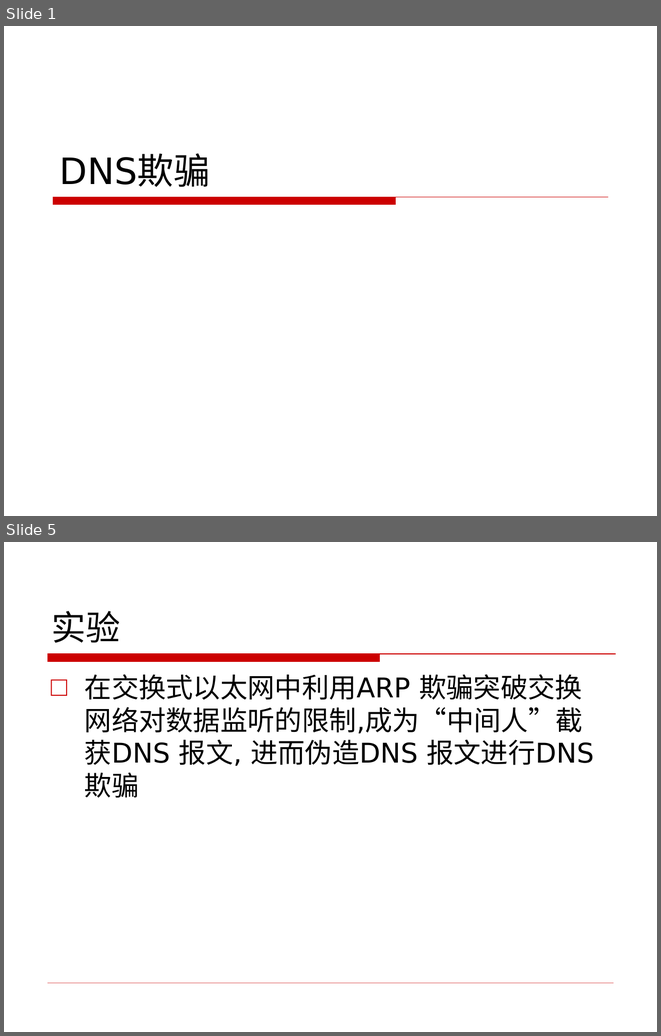
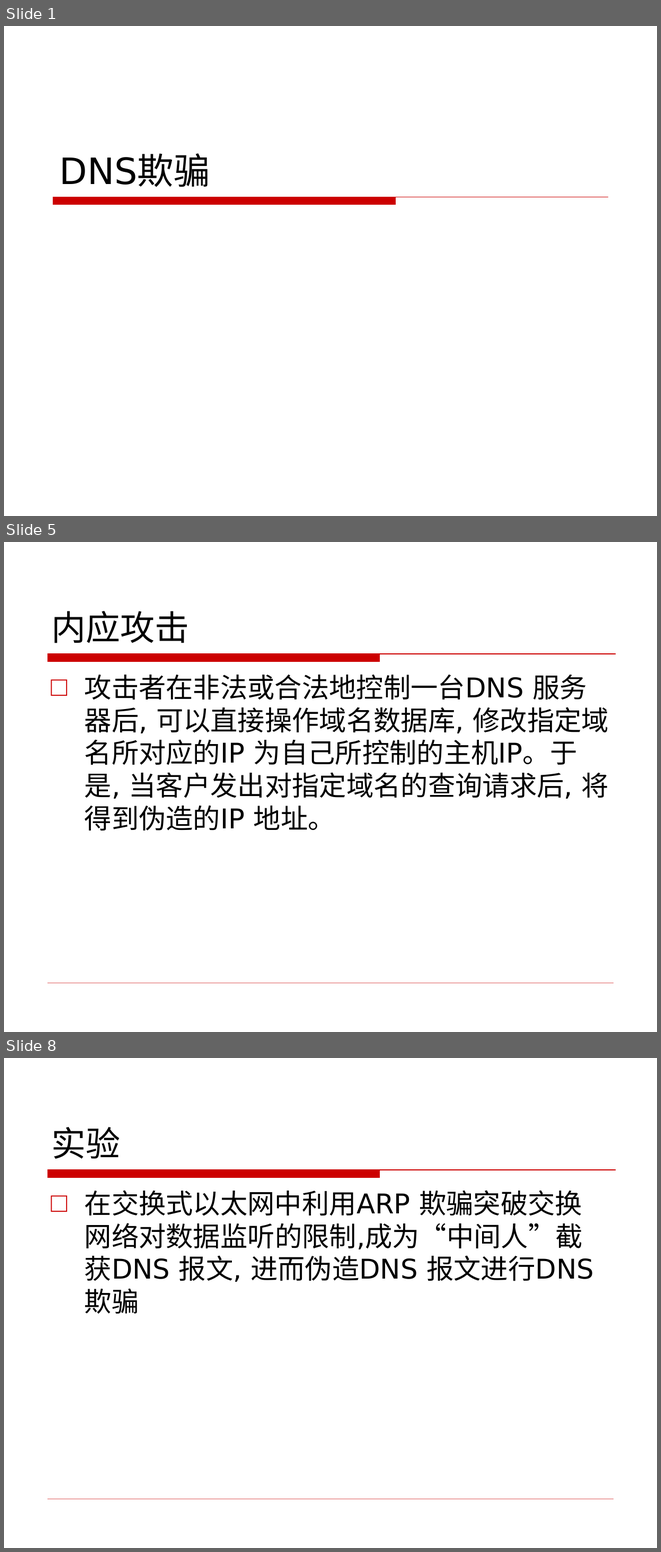
Before and after one commit to CUCCS/ns, a slide deck: 2016-2/MRL_YQY/DNS欺骗.ppt. Shown one above the other, each under a label of ours: slides 1 and 5 before the commit, slides 1, 5 and 8 after it; the slides between them are not shown. The pictures are 661x1036 and 661x1552 pixels, drawn with LibreOffice and Linux fonts; fonts in the diff are those of the drawing; background and template pictures are left out. Boxes give left, top, right and bottom in pixels: in the first picture for what was removed or moved away, otherwise in the second. Text is boxed around its words. In the diff, an @@ line names an element or a change of style, - is before the commit and + after.

```diff
--- a/2016-2/MRL_YQY/DNS欺骗.ppt
+++ b/2016-2/MRL_YQY/DNS欺骗.ppt
@@ slide 5 added at (4, 542, 657, 1032), background picture (left out); not listed: 2 template elements that a slide beside it also shows @@
@@ title added at (51, 611, 189, 643), 38 pt, text #000000 @@
+内应攻击
@@ text added at (85, 674, 609, 830), 30 pt, text #000000 @@
+□ 攻击者在非法或合法地控制一台DNS 服务器后, 可以直接操作域名数据库, 修改指定域名所对应的IP 为自己所控制的主机IP。于是, 当客户发出对指定域名的查询请求后, 将得到伪造的IP 地址。
@@ what was slide 5 is now slide 8 @@
```
Also in this commit, not shown: 3 slides changed, 6 other slides added, 1 slide removed.
